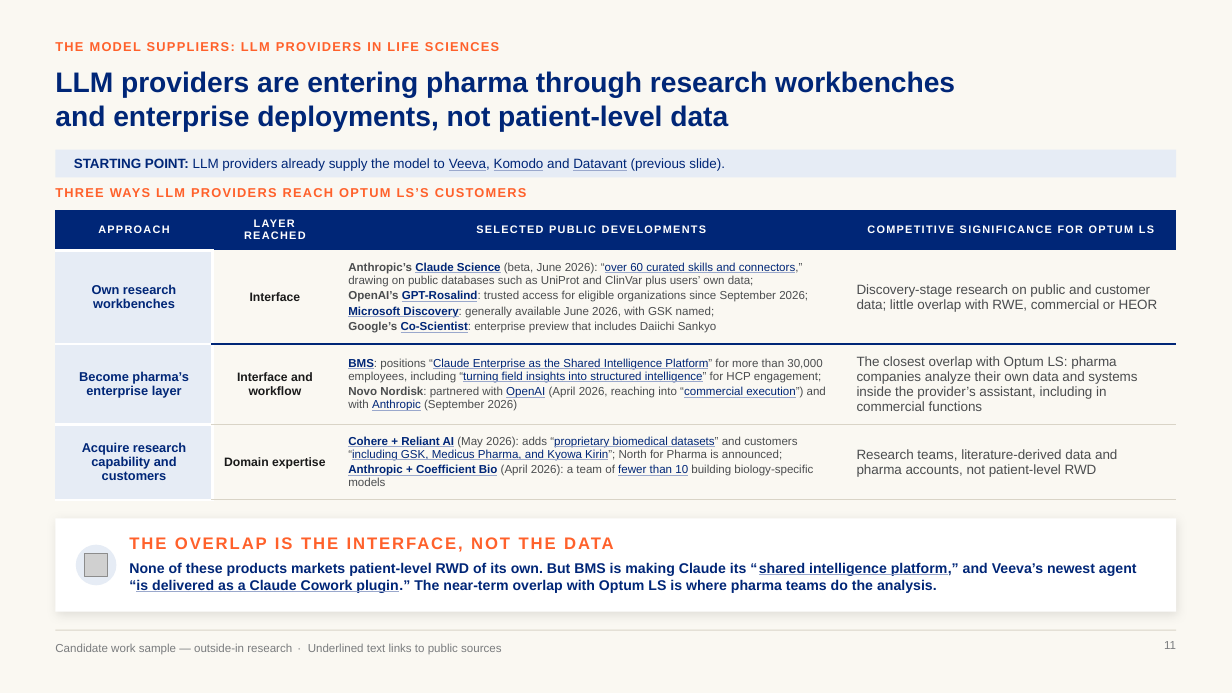
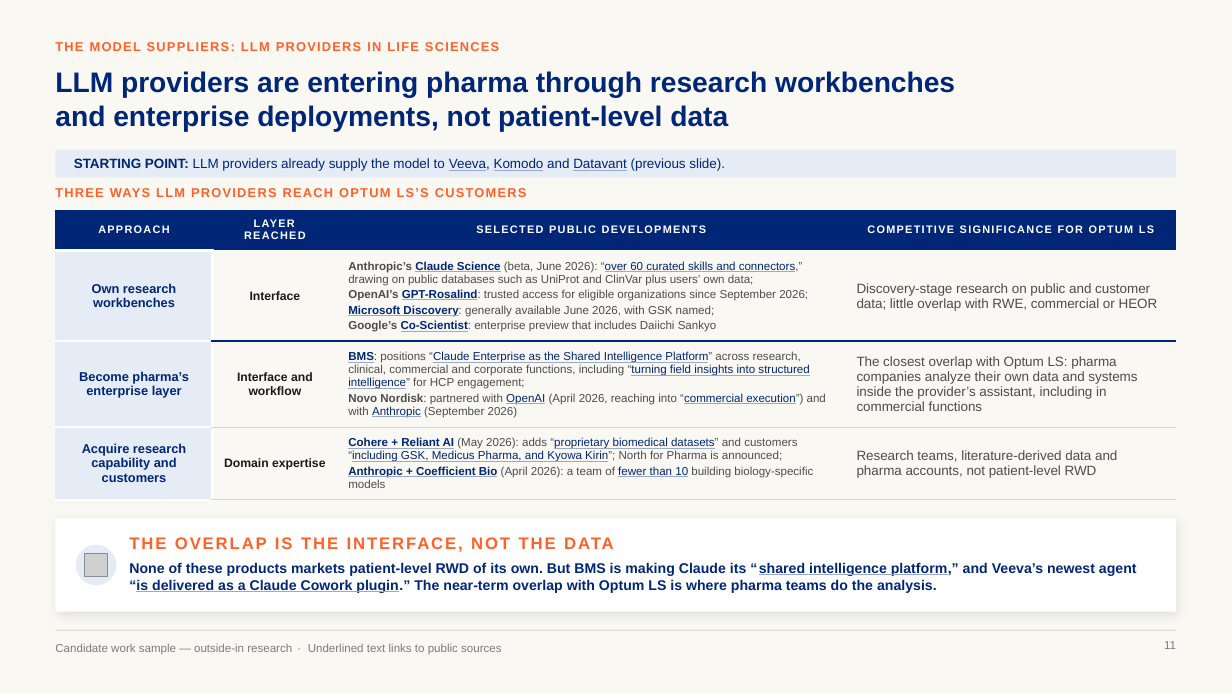
Before and after one commit to marinojt/test, a slide deck: slide 11 of deck/Optum-LS-Conversational-AI-10.16.pptx. Drawn at 1232x693 pixels with LibreOffice and Linux fonts; fonts in the diff are those of the drawing; grey boxes stand for pictures. Boxes give left, top, right and bottom in pixels: in the first picture for what was removed or moved away, otherwise in the second. Text is boxed around its words. In the diff, an @@ line names an element or a change of style, - is before the commit and + after.

```diff
--- a/deck/Optum-LS-Conversational-AI-10.16.pptx
+++ b/deck/Optum-LS-Conversational-AI-10.16.pptx
@@ table at box(55, 210, 1177, 500) @@
-row 3, column 3: BMS: positions “Claude Enterprise as the Shared Intelligence Platform” for more than 30,000 employees, including “turning field insights into structured intelligence” for HCP engagement; / Novo Nordisk: partnered with OpenAI (April 2026, reaching into “commercial execution”) and with Anthropic (September 2026)
+row 3, column 3: BMS: positions “Claude Enterprise as the Shared Intelligence Platform” across research, clinical, commercial and corporate functions, including “turning field insights into structured intelligence” for HCP engagement; / Novo Nordisk: partnered with OpenAI (April 2026, reaching into “commercial execution”) and with Anthropic (September 2026)
```
Also in this commit, not shown: 1 other slide changed, 1 slide removed, 4 other files.
